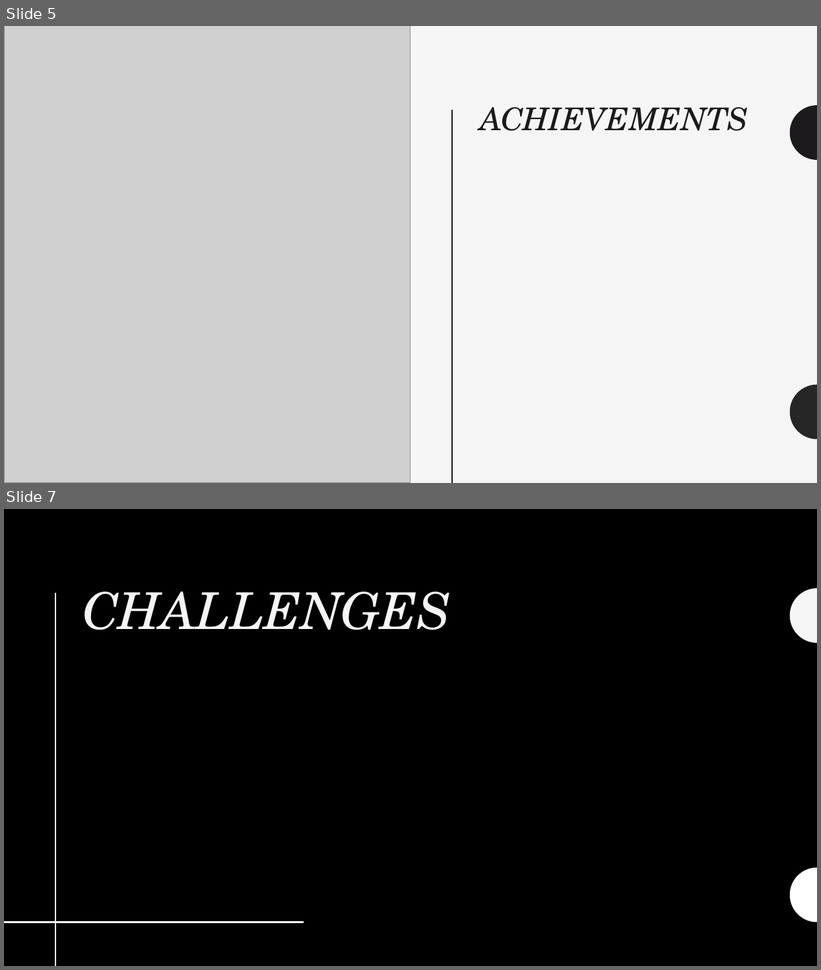
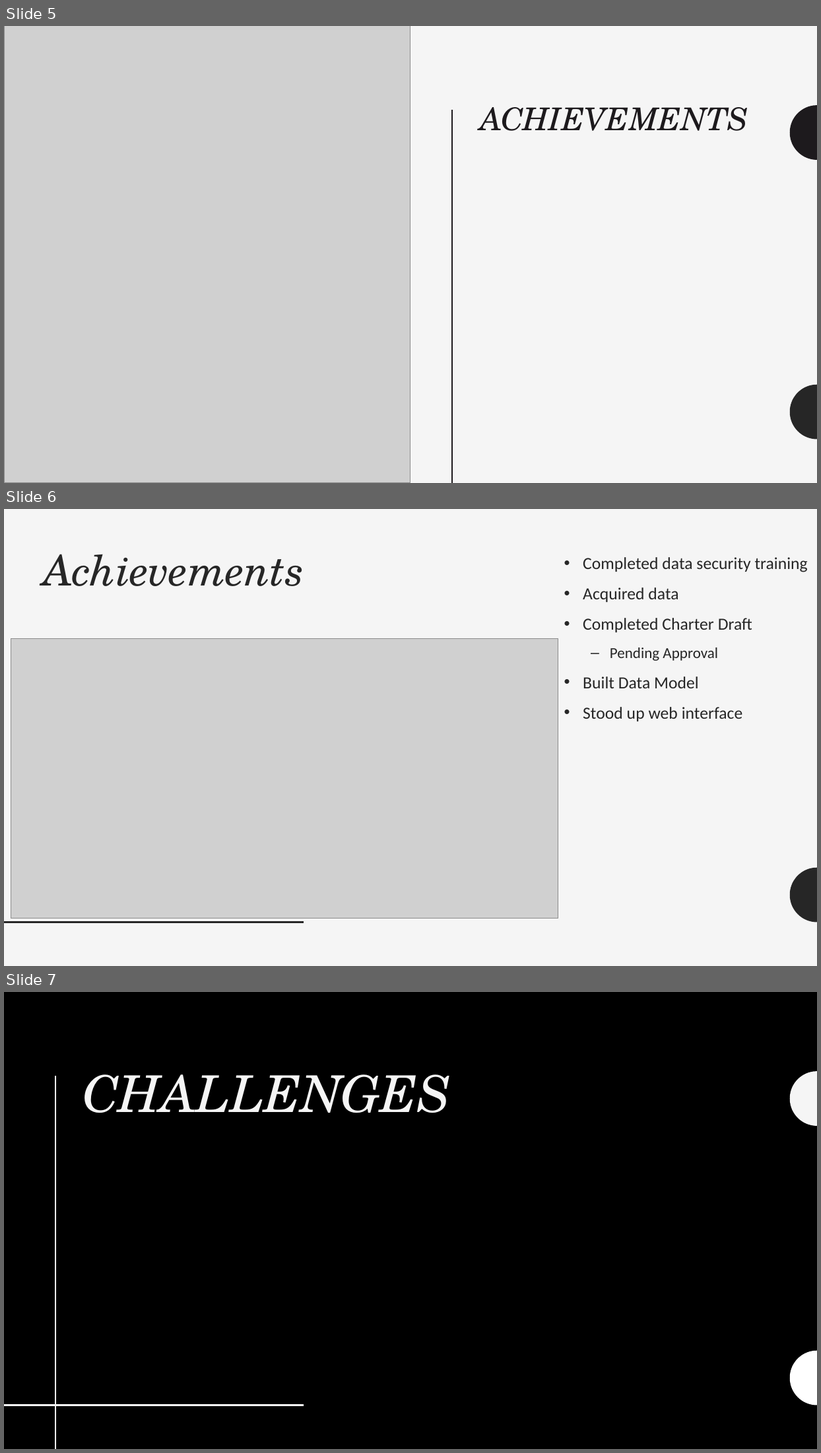
Before and after one commit to ezgisiir/URMCVenitaltorAllocation, a slide deck: Docs/ClassMeetings/2022_02_21_ClassMeeting.pptx. Shown one above the other, each under a label of ours: slides 5 and 7 before the commit, slides 5, 6 and 7 after it; the slides between them are not shown. The pictures are 821x970 and 821x1453 pixels, drawn with LibreOffice and Linux fonts; fonts in the diff are those of the drawing; grey boxes stand for pictures; background and template pictures are left out. Boxes give left, top, right and bottom in pixels: in the first picture for what was removed or moved away, otherwise in the second. Text is boxed around its words. In the diff, an @@ line names an element or a change of style, - is before the commit and + after.

Commit message:
Planning Documents & Data Model

```diff
--- a/Docs/ClassMeetings/2022_02_21_ClassMeeting.pptx
+++ b/Docs/ClassMeetings/2022_02_21_ClassMeeting.pptx
@@ slide 6 added at bbox=[4, 509, 817, 966], background #F5F5F5; not listed: 2 template elements that a slide beside it also shows @@
@@ title added at bbox=[43, 554, 304, 586], 50 pt, text #262626, italic @@
+Achievements
@@ text added at bbox=[583, 557, 808, 722], 20 pt, text #262626 @@
+• Completed data security training
+• Acquired data
+• Completed Charter Draft
+  – Pending Approval
+• Built Data Model
+• Stood up web interface
@@ picture added at bbox=[11, 639, 558, 919] @@
```
Also in this commit, not shown: 2 slides changed, 2 other slides added, 3 slides removed, 9 other files.
